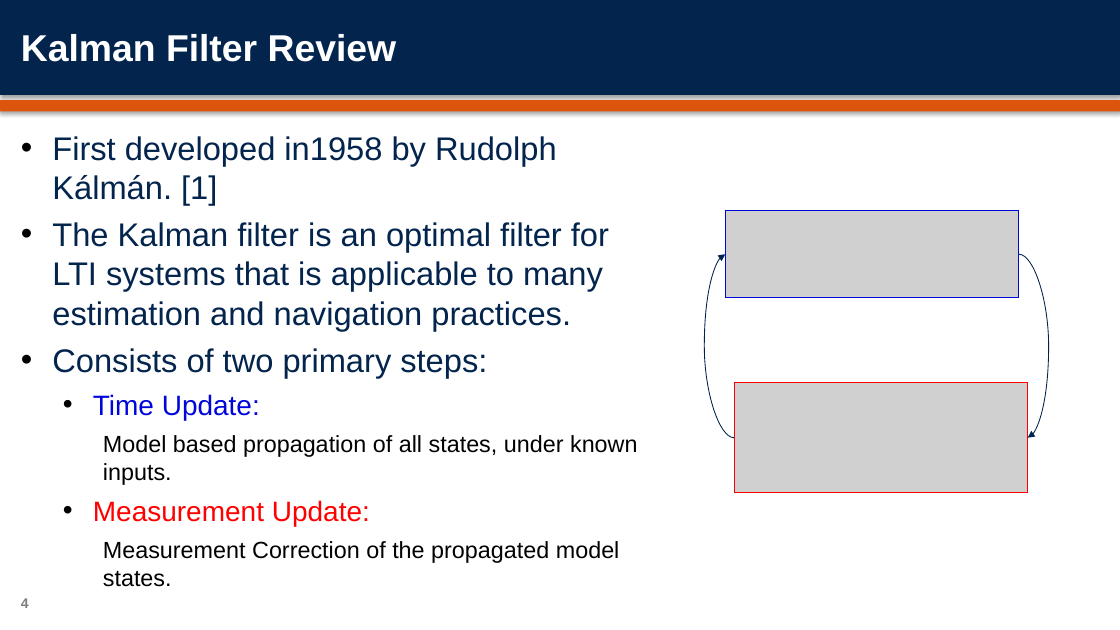
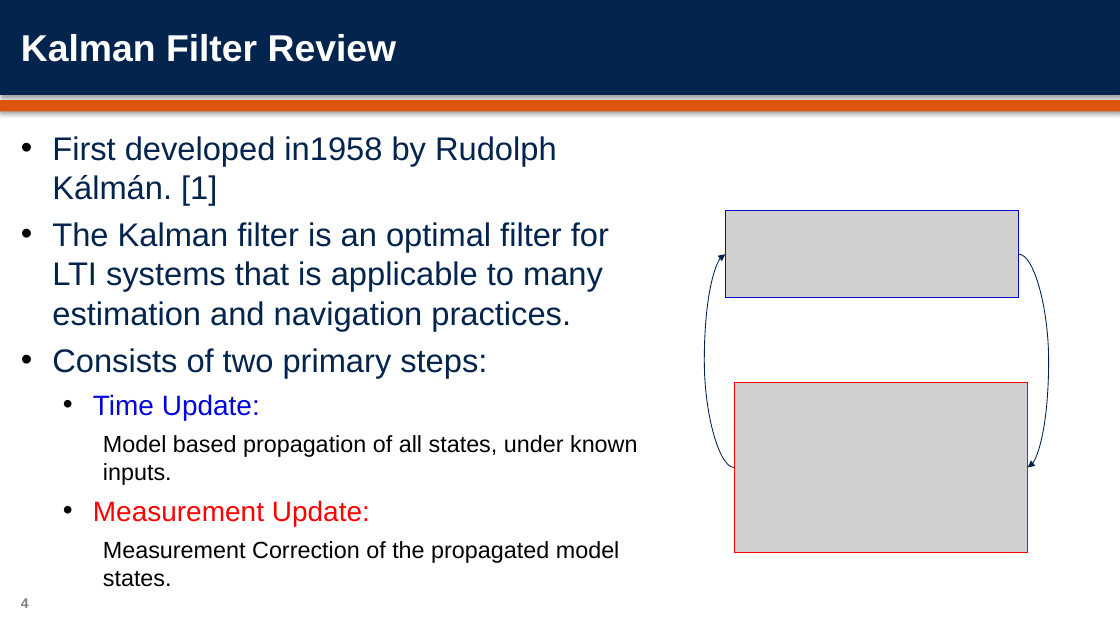
Before and after one commit to orenmillerrr/Optimal-Final-Project, a slide deck: slide 4 of report/OptimalFinalPresentation.pptx. Drawn at 1120x630 pixels with LibreOffice and Linux fonts; fonts in the diff are those of the drawing; grey boxes stand for pictures; background and template pictures are left out. Boxes give left, top, right and bottom in pixels: in the first picture for what was removed or moved away, otherwise in the second. Text is boxed around its words. In the diff, an @@ line names an element or a change of style, - is before the commit and + after.

Commit message:
quick FIx

```diff
--- a/report/OptimalFinalPresentation.pptx
+++ b/report/OptimalFinalPresentation.pptx
@@ curved arrow moved from (734, 438) - (725, 255) to (734, 467) - (725, 255) @@
@@ curved arrow moved from (1019, 255) - (1028, 438) to (1019, 255) - (1028, 467) @@
@@ picture: place and size @@
-picture at (734,382,1028,492)
+picture at (734,382,1028,552)
```
